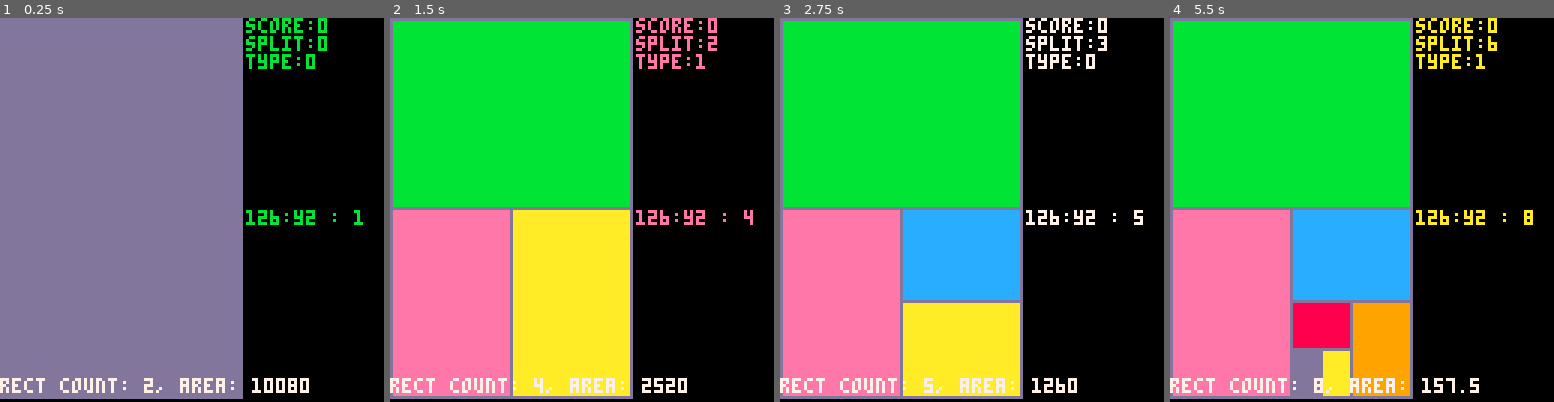
Above: before the commit, frames 1-4 (left to right).
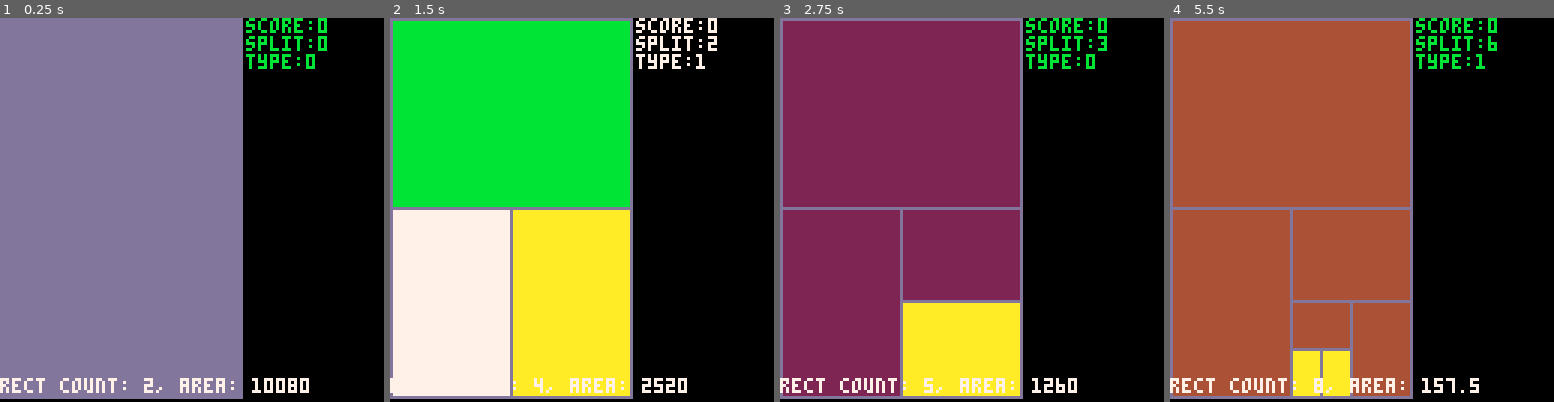
Above: after the commit, the same moments.

Repository: kelvinq/p8spl-t
Game: PICO-8 cartridge p8spl-t.p8
Same seed, same stepped clock (60 frames per second), same inputs: the game is played once before the commit and once after it.
Inputs:
- Up to frame 1 (0.25 s): no input
- Up to frame 2 (1.5 s): tap X (X key) at 0.33, 1.07 s; tap O (Z key) at 0.7 s
- Up to frame 3 (2.75 s): hold Right 1.6-2.1 s; tap O (Z key) at 1.7, 2.1, 2.5 s; tap X (X key) at 1.85 s; hold Up 2.15-2.42 s; hold Right from 2.47 s (still down)
- Up to frame 4 (5.5 s): tap O (Z key) every 0.4 s from 2.9 to 5.3 s; tap X (X key) at 2.97, 4.08, 5.2 s; release Right at 3.03 s; hold Left 3.08-3.58 s; hold Down 3.63-3.97 s; hold Right 4.02-4.68 s; hold Up 4.73-5.03 s; hold Left from 5.08 s (still down)

The runs differ from the first frame. In frame 1, 0.4% of the frame differs, in the area x 64-95%, y 50-54%; in frame 2, 16%; in frame 3, 53%; in frame 4, 59%, in the area x 0-95%, y 0-99%.

Commit message:
Added README and some changes.

Diff:
--- a/p8spl-t.p8
+++ b/p8spl-t.p8
@@ -1,6 +1,51 @@
 pico-8 cartridge // http://www.pico-8.com
 version 41
 __lua__
+
+function sort(data)
+    local n = #data
+    -- form a max heap
+    for i = flr(n / 2) + 1, 1, -1 do
+     -- m is the index of the max child
+     local parent, value, m = i, data[i], i + i
+     local key = value.key
+     while m <= n do
+      -- find the max child
+      if ((m < n) and (data[m + 1].key > data[m].key)) m += 1
+      local mval = data[m]
+      if (key > mval.key) break
+      data[parent] = mval
+      parent = m
+      m += m
+     end
+     data[parent] = value
+    end
+    -- read out the values,
+    -- restoring the heap property
+    -- after each step
+    for i = n, 2, -1 do
+     -- swap root with last
+     local value = data[i]
+     data[i], data[1] = data[1], value
+     -- restore the heap
+     local parent, terminate, m = 1, i - 1, 2
+     local key = value.key
+     while m <= terminate do
+      local mval = data[m]
+      local mkey = mval.key
+      if (m < terminate) and (data[m + 1].key > mkey) then
+       m += 1
+       mval = data[m]
+       mkey = mval.key
+      end
+      if (key > mkey) break
+      data[parent] = mval
+      parent = m
+      m += m
+     end
+     data[parent] = value
+    end
+end
 
 function createnewRect(i1,j1,i2,j2,fColor,bColor)
     newRect={x1=i1,y1=j1,x2=i2,y2=j2,fColor=fColor,bColor=bColor}
@@ -51,7 +96,40 @@
     return (selectedRect.x2-selectedRect.x1)*(selectedRect.y2-selectedRect.y1)
 end
 
+function nearestRect(selectedRect, direction)
+    allRectDistances={}
+    for i in all(allRects) do
+        -- if ((direction=="right")and(i.x1>selectedRect.x2)) add(allRectDistances, getDistance(selectedRect, i))
+        -- if ((direction=="left")and(i.x2<selectedRect.x1)) add(allRectDistances, getDistance(selectedRect, i))
+        -- if ((direction=="up")and(i.y2<selectedRect.y1)) add(allRectDistances, getDistance(selectedRect, i))
+        -- if ((direction=="down")and(i.y1>selectedRect.y2)) add(allRectDistances, getDistance(selectedRect, i))
+        if (direction=="up") add(allRectDistances, getDistance(selectedRect, i))
+    end
+    allRectDistances=sort(allRectDistances)
+    return allRectDistances[1][2]
+end
+
+-- function getMidpoint(selectedRect)
+--     return {(selectedRect.x2-selectedRect.x1)/2+x1
+-- end
+
+function getDistance(rectA, rectB)
+    closestDistance=((rectA.x2-rectB.x2)^2+(rectA.y2-rectB.y2)^2)^0.5
+    return {((rectA.x2-rectB.x2)^2+(rectA.y2-rectB.y2)^2)^0.5, rectB}
+end
+
 function _init()
+        -- test sorting algo
+        srand(99)
+        i=1
+        testArray={}
+        while i<100 do
+            add(testArray,flr(rnd(100)))
+            i+=1
+        end
+        testArrayUnsorted=testArray
+        -- sort(testArray)
+        --
     previousRectIndex=1
     currentRectIndex=1
     debug=1
@@ -63,7 +141,7 @@
     selectColor=10
     maxX=80
     maxY=126
-    minArea=16
+    minArea=0
     playSurfaceCol=13
     allRects={}
     -- Create the first rectangle and that is the game surface
@@ -88,6 +166,10 @@
         if currentRectIndex < count(allRects) then
             currentRectIndex+=1
         end
+        for i in all(allRects) do
+            i.fColor=currentColor
+        end
+        -- nearestRect(allRects[currentRectIndex], "up").fColor=selectColor
         allRects[currentRectIndex].fColor=selectColor allRects[currentRectIndex-1].fColor=currentColor
     end
 
@@ -112,9 +194,12 @@
     print("split:"..countSplit, maxX+2, 6,currentColor)
     print("type:"..typeSplit, maxX+2, 12,currentColor)
     if debug==1 then
-        print(allRects[currentRectIndex].y2..":y2 "..": "..currentRectIndex, maxX+2, 64, currentColor)
+        -- print(closestDistance, maxX+2, 64, currentColor)
+        -- print(allRects[currentRectIndex].y2..":y2 "..": "..currentRectIndex, maxX+2, 64, currentColor)
         --print("current x: "..currentCur.x..", current x: "..currentCur.y, 0, 114,7)
         print("rect count: "..count(allRects)..", area: "..area(selectedRect), 0, 120,7)
+        -- print(testArrayUnsorted[1][2].." "..testArrayUnsorted[2][2].." "..testArrayUnsorted[3][2].." "..testArrayUnsorted[99][2], maxX+2, 64, currentColor)
+        -- print(testArray[1][2].." "..testArray[2][2].." "..testArray[3][2].." "..testArray[99][2], maxX+2, 64+5, currentColor)
     end
 
 end
Not shown, added: README.md
